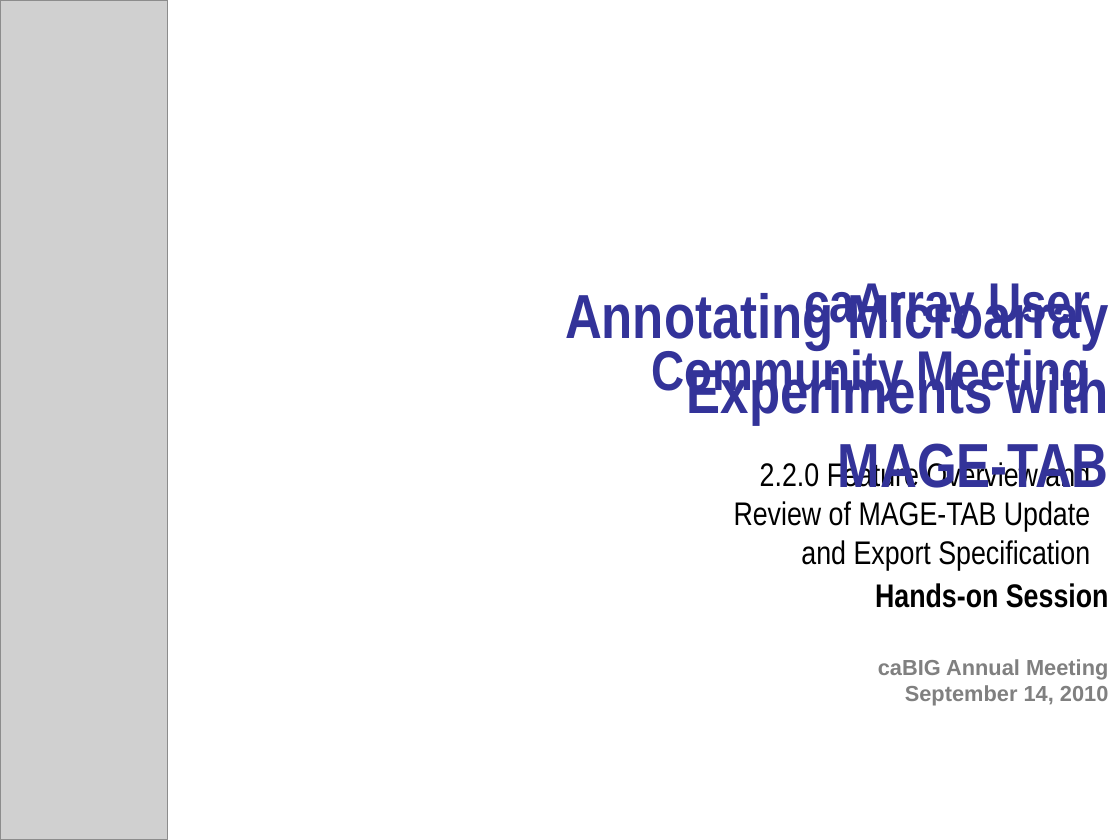
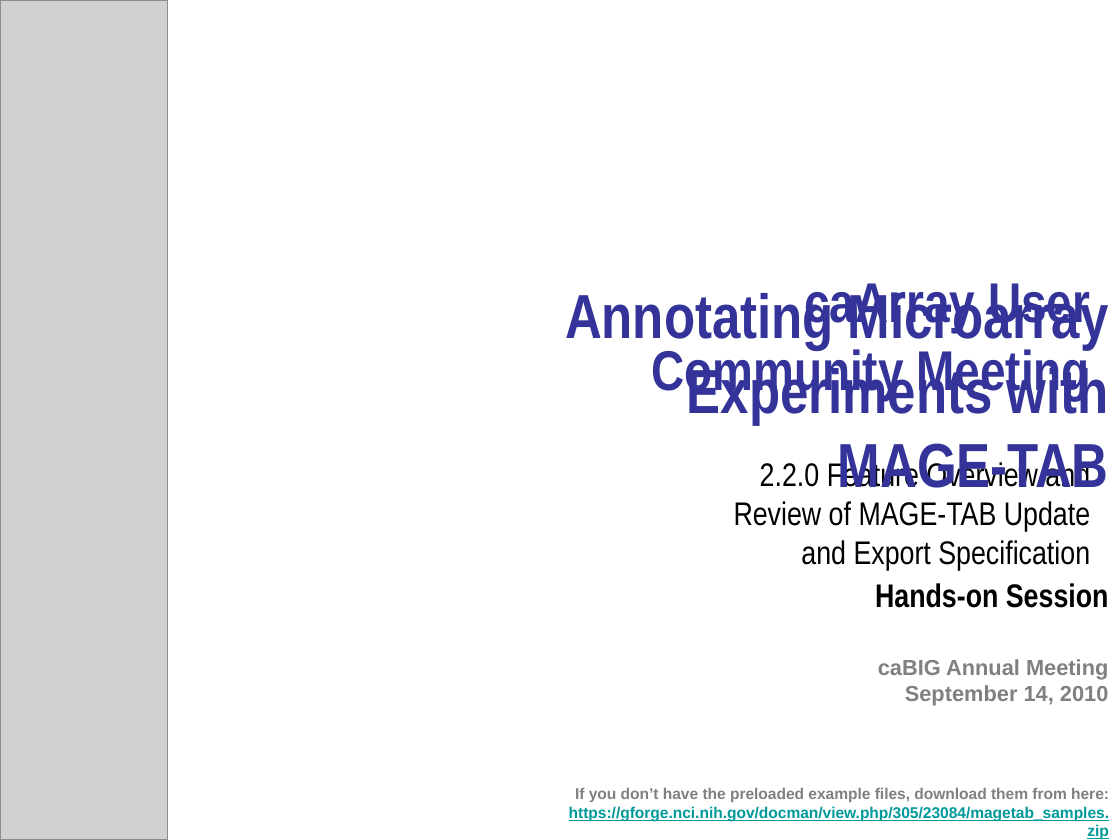
Before and after one commit to NCIP/caarray-docs, a slide deck: slide 1 of project_management/open_meetings/HACK3_magetab_session_2010_09.pptx. Drawn at 1120x840 pixels with LibreOffice and Linux fonts; fonts in the diff are those of the drawing; grey boxes stand for pictures; background and template pictures are left out. Boxes give left, top, right and bottom in pixels: in the first picture for what was removed or moved away, otherwise in the second. Text is boxed around its words. In the diff, an @@ line names an element or a change of style, - is before the commit and + after.

Commit message:
Final changes to MAGE-TAB presentation plus link to sample material.

```diff
--- a/project_management/open_meetings/HACK3_magetab_session_2010_09.pptx
+++ b/project_management/open_meetings/HACK3_magetab_session_2010_09.pptx
@@ title at (x1=565, y1=288, x2=1109, y2=840): text changed; size 40 to 10 pt; font Arial Narrow to Arial; text colour #333399 to #808080 @@
-Annotating Microarray Experiments with MAGE-TAB
-Hands-on Session
-caBIG Annual Meeting
-September 14, 2010
+Annotating Microarray Experiments with MAGE-TAB
+Hands-on Session
+caBIG Annual Meeting
+September 14, 2010
+If you don’t have the preloaded example files, download them from here: https://gforge.nci.nih.gov/docman/view.php/305/23084/magetab_samples.zip
```
Also in this commit, not shown: 5 other slides changed.
